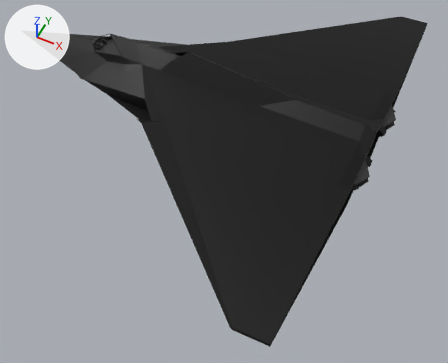
The glTF model AVRO.VULCAN.glb as it was, and as the next commit left it.
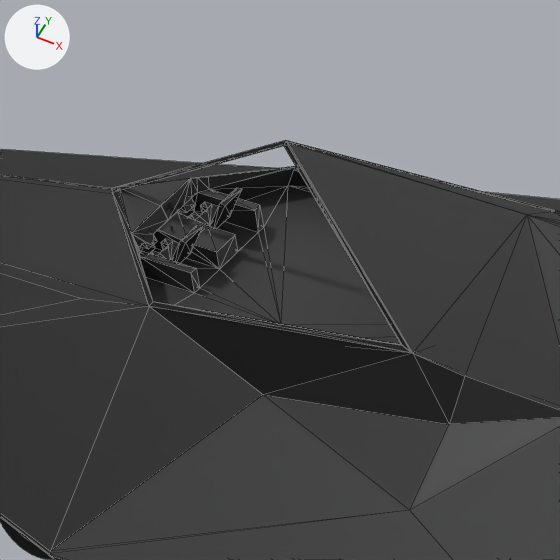
There are two pictures of each version: one whole from a camera (50 mm lens) standing at (82.7, -74.9, 73.6) and looking at (49.5, -8.5, -9.4), one close up on the part from 17% to 31% of the width and 5% to 22% of the height. Lighting does not change. The marker at upper left points along +X, +Y and +Z. The older version's two pictures come first. The close-ups show mesh edges as thin lines. Where no turn or scale is listed for an object, it has been applied to the vertices. Vertices at exactly the same position are counted once.

Objects in the first close-up: 'Avionics_Panel', 'Exterior', 'Interior', 'Seat', 'Seat.001' and 6 more.
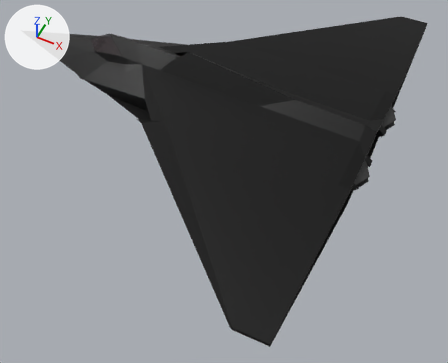
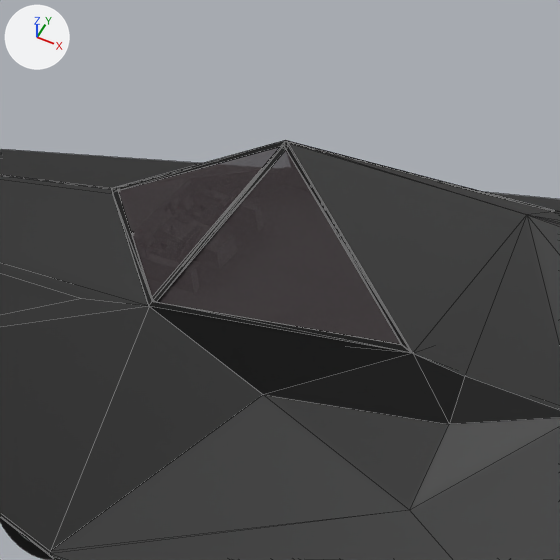
What differs and where, as boxes [x1, y1, x2, y2] in the close-ups (560 x 560 px):
'Windows', added
    after: [118, 147, 401, 345]
part 1 of me_cube_003, built on
    both: [112, 140, 412, 353]

What changed in the scene script:
```text
Add mat_window:
    mat_window = principled_material('Window')
    mat_window.base_color = (0.0474, 0.0325, 0.0375)  # dark grey #3d3336
    mat_window.alpha = 0.586
Change me_cube_003:
    used by ob_exterior; location = (47.57, 0.13, 2.55)
    remove me_cube_003.from_pydata(...)  # 1119 vertices, 2156 faces; spans x -47.2..25.7, y -39.4..39.2, z -3.7..7.0
    add me_cube_003.from_pydata(...)  # 1128 vertices, 2188 faces; spans x -47.2..25.7, y -39.4..39.2, z -3.7..7.0
    me_cube_003 part 1
    3 vertices are removed from x -28.7..-25.3, y -1.2..1.2, z 3.0..5.6
    26 faces are deleted
    1 vertex moves within x -27.2, y 2.4, z 2.9
    12 vertices are added at x -27.3..-25.2, y -2.7..2.5, z 2.8..5.6
    58 new faces join them
    other edits to the shape of me_cube_003 do not show in these pictures
Add me_plane_034:
    me_plane_034.from_pydata([(-1.68, 0.31, -4.52), (0.19, -2.15, -1.85), (4.18, 0.25, -3.63), (-1.8, -4.78, -4.56), (4.18, -4.75, -3.63), (0.19, -2.35, -1.85), (-4.28, -2.34, -4.25), (-1.8, -4.78, -4.56), (0.02, -2.31, -1.86), (-1.85, 0.24, -4.53), (-4.28, -2.16, -4.25), (0.02, -2.19, -1.86)], [], [(0, 1, 2), (3, 4, 5), (6, 7, 8), (9, 10, 11)])
    me_plane_034.materials.append(mat_window)  # dark grey #3d3336
Add ob_windows:
    ob_windows = bpy.data.objects.new('Windows', me_plane_034)
    ob_windows.location = (22.17, 2.26, 9.94)
```
